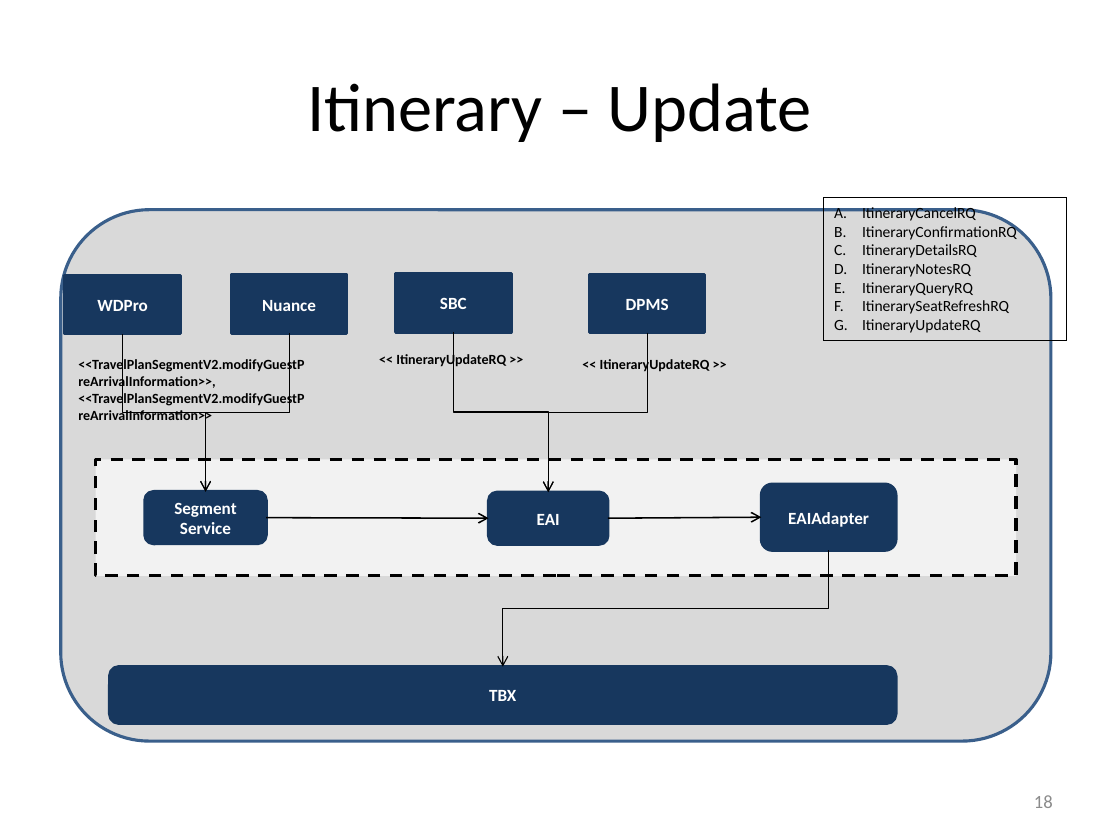
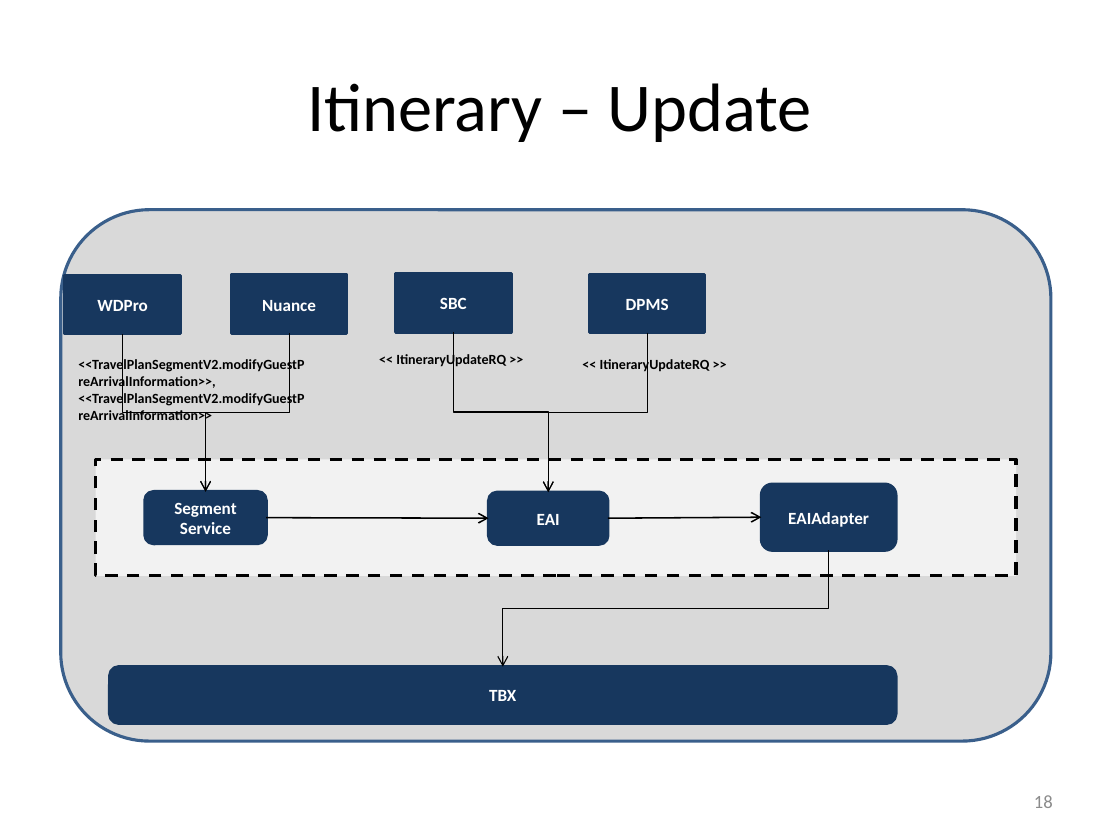
Before and after one commit to Darth-Neo/ArchiConcepts, a slide deck: slide 19 of Accovia_Replacement_Messages.pptx. Drawn at 1120x840 pixels with LibreOffice and Linux fonts; fonts in the diff are those of the drawing. Boxes give left, top, right and bottom in pixels: in the first picture for what was removed or moved away, otherwise in the second. Text is boxed around its words. In the diff, an @@ line names an element or a change of style, - is before the commit and + after.

```diff
--- a/Accovia_Replacement_Messages.pptx
+++ b/Accovia_Replacement_Messages.pptx
@@ rectangle removed at bbox=[823, 197, 1066, 340] @@
-A. ItineraryCancelRQ
-B. ItineraryConfirmationRQ
-C. ItineraryDetailsRQ
-D. ItineraryNotesRQ
-E. ItineraryQueryRQ
-F. ItinerarySeatRefreshRQ
-G. ItineraryUpdateRQ
```
Also in this commit, not shown: 24 other slides changed, 13 other files.
